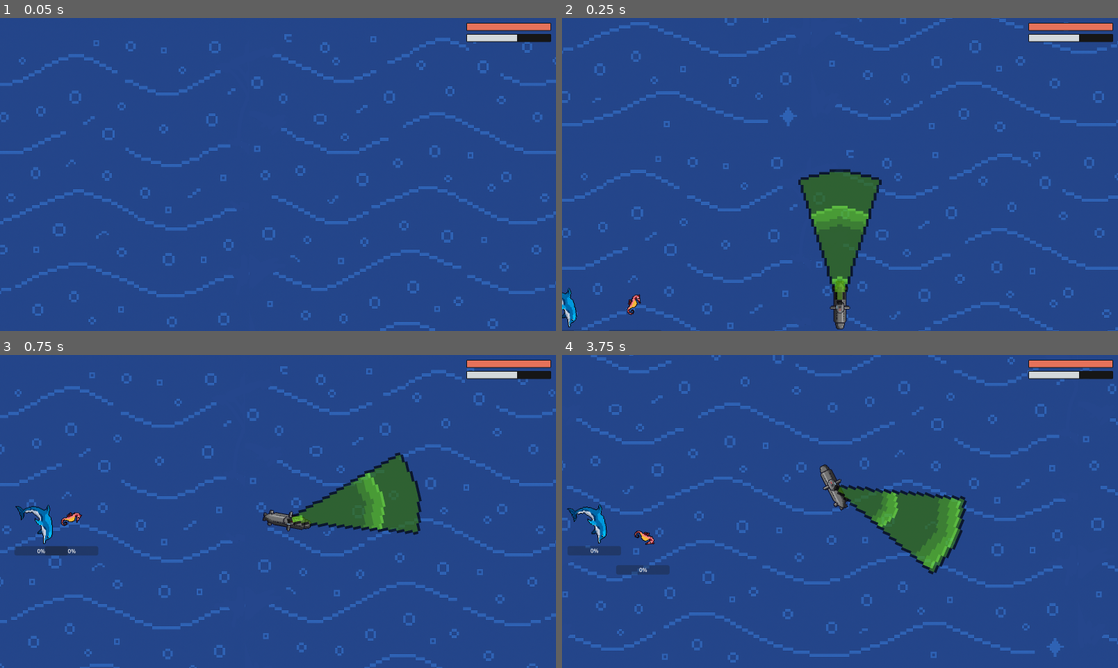
Above: before the commit, frames 1-4 (two rows, left to right).
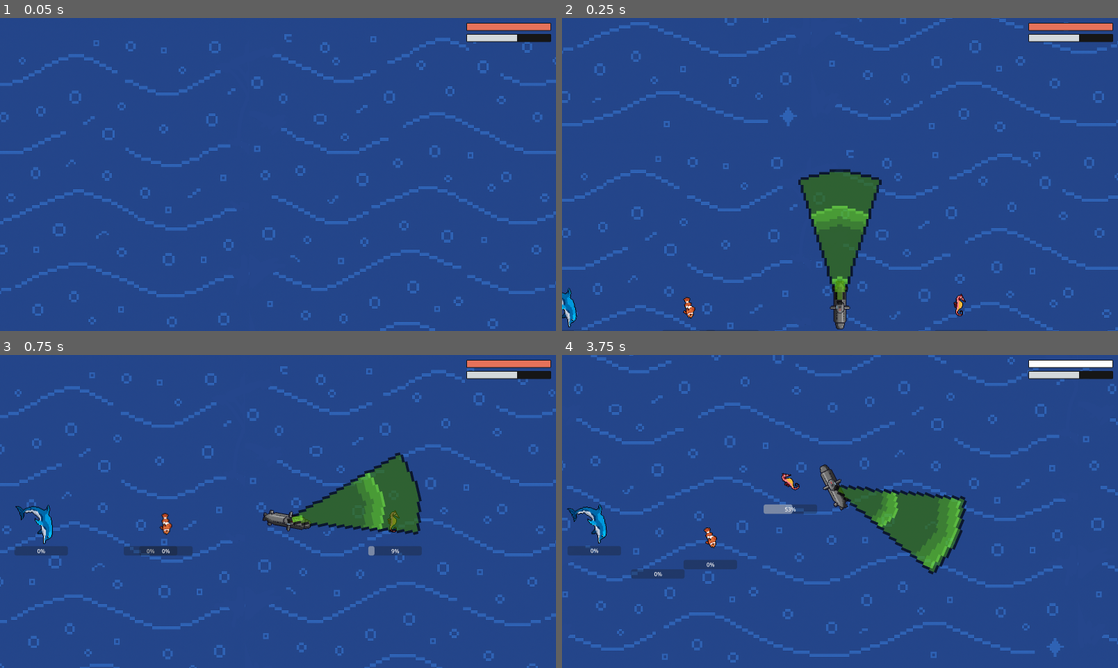
Above: after the commit, the same moments.

Repository: AbuHarambe/Deepsea_Invaders
Game: Godot game, scene res://Scenes/main.tscn
Same seed, same stepped clock (60 frames per second), same inputs: the game is played once before the commit and once after it. This scene is started directly instead of the project's main scene. The engine's default icon, where the game draws it, is replaced by a stand-in: a white triangle on a blue panel in a dark square.
Inputs (mouse positions are in pixels of both pictures, inside the frame that each line leads up to):
- Up to frame 1 (0.05 s): no input
- Up to frame 2 (0.25 s): no input
- Up to frame 3 (0.75 s): move the mouse to (400, 495) at 0.52 s; hold D (Right) from 0.53 s (still down); click (400, 495) at 0.67 s
- Up to frame 4 (3.75 s): move the mouse to (728, 527) at 1.27 s; release D (Right) at 1.28 s; hold S (Down) 1.28-2.03 s; move the mouse to (895, 442) at 2.02 s; hold D (Right) 2.03-2.78 s; move the mouse to (812, 574) at 2.77 s; hold W (Up) 2.78-3.53 s; click (812, 574) at 2.92 s; move the mouse to (1006, 558) at 3.52 s; hold A (Left) from 3.53 s (still down)

Frame 1 is identical in both runs. In frame 2, 0.4% of the frame differs, in the area x 8-77%, y 88-100%; in frame 3, 1.1%; in frame 4, 1.5%, in the area x 9-99%, y 1-72%.
Error after the commit: Invalid assignment of property or key 'visible' with value of type 'bool' on a base object of type 'null instance'. (res://Entities/Templates/EnemySniper.gd:24)

Commit message:
erweiterte Klassen
Zwischen Commit base klassen wurden um assaasin meele range sniper und co erweitert

Diff:
--- /dev/null
+++ b/Entities/Templates/Bullet_Seahorse.gd
@@ -0,0 +1,15 @@
+extends Area2D
+
+var velocity = Vector2.ZERO
+var damage = 10
+
+func _physics_process(delta):
+	position += velocity * delta
+
+# Wenn die Kugel etwas trifft
+func _on_body_entered(body):
+	if body.is_in_group("player_group"):
+		body.take_damage(damage)
+		queue_free() # Kugel zerstören
+	elif not body.is_in_group("enemy_group"):
+		queue_free() # An Wänden zerstören
--- /dev/null
+++ b/Entities/Templates/Bullet_Seahorse.tscn
@@ -0,0 +1,21 @@
+[gd_scene load_steps=4 format=3 uid="uid://nw35c5qyf0bf"]
+
+[ext_resource type="Texture2D" uid="uid://bjhdtsjvr6wry" path="res://icon.svg" id="1_gvs6a"]
+[ext_resource type="Script" uid="uid://cue80rkl68kd1" path="res://Entities/Templates/Bullet_Seahorse.gd" id="1_kimgb"]
+
+[sub_resource type="RectangleShape2D" id="RectangleShape2D_csamx"]
+
+[node name="BulletSeahorse" type="Node2D"]
+script = ExtResource("1_kimgb")
+
+[node name="Area2D" type="Area2D" parent="."]
+
+[node name="CollisionShape2D" type="CollisionShape2D" parent="Area2D"]
+shape = SubResource("RectangleShape2D_csamx")
+
+[node name="VisibleOnScreenEnabler2D" type="VisibleOnScreenEnabler2D" parent="Area2D/CollisionShape2D"]
+
+[node name="Sprite2D" type="Sprite2D" parent="Area2D"]
+texture = ExtResource("1_gvs6a")
+
+[connection signal="body_entered" from="Area2D" to="." method="_on_body_entered"]
--- /dev/null
+++ b/Entities/Templates/EnemyAssassin.gd
@@ -0,0 +1,51 @@
+extends BaseMeleeBlubblub
+
+@export_group("Assassin Settings")
+@export var dash_speed: float = 800.0
+@export var dash_duration: float = 0.3
+@export var prepare_time: float = 0.5
+@export var attack_range: float = 150.0
+@export var attack_cooldown: float = 2.0
+
+var is_attacking: bool = false
+var attack_timer: float = 0.0
+
+func _physics_process(delta: float) -> void:
+	# Cooldown verwalten
+	if attack_timer > 0:
+		attack_timer -= delta
+
+	# Wenn wir nicht angreifen, ganz normale Base-Logik ausführen
+	if not is_attacking:
+		super._physics_process(delta) # Ruft _physics_process vom BaseMelee auf
+
+		# Prüfen ob wir angreifen können
+		if is_instance_valid(player) and attack_timer <= 0:
+			if global_position.distance_to(player.global_position) < attack_range:
+				start_dash_attack()
+	else:
+		# Während des Angriffs kümmern wir uns selbst um Bewegung/Rotation
+		move_and_slide()
+		_update_scan_state(delta) # Scannen soll trotzdem weiterlaufen
+
+func start_dash_attack():
+	is_attacking = true
+	velocity = Vector2.ZERO # Kurz stehenbleiben
+
+	# 1. Vorbereitung (Telegraphing) - z.B. rot blinken
+	var original_modulate = sprite_node.modulate
+	sprite_node.modulate = Color.RED
+	await get_tree().create_timer(prepare_time).timeout
+
+	# 2. Der Dash
+	if is_instance_valid(player):
+		var dash_dir = (player.global_position - global_position).normalized()
+		velocity = dash_dir * dash_speed
+		sprite_node.modulate = original_modulate
+
+		await get_tree().create_timer(dash_duration).timeout
+
+	# 3. Reset
+	velocity = Vector2.ZERO
+	is_attacking = false
+	attack_timer = attack_cooldown
--- /dev/null
+++ b/Entities/Templates/EnemyRapidFire.gd
@@ -0,0 +1,45 @@
+extends BaseRangedBlubblub
+
+@export_group("Rapid Fire Settings")
+@export var ammo_scene: PackedScene
+@export var burst_count: int = 3
+@export var time_between_shots: float = 0.15
+@export var burst_cooldown: float = 2.0
+@export var spread_angle: float = 15.0 # Grad
+@export var projectile_speed: float = 400.0
+
+var cooldown_timer: float = 0.0
+
+func _physics_process(delta: float) -> void:
+	super._physics_process(delta)
+
+	cooldown_timer -= delta
+
+	if cooldown_timer <= 0 and is_instance_valid(player):
+		# Prüfen ob Player in Reichweite (optional, da BaseRanged das Kiting macht)
+		if global_position.distance_to(player.global_position) <= max_distance_player:
+			fire_burst()
+
+func fire_burst():
+	cooldown_timer = 999.0 # Blockieren während des Bursts
+
+	for i in range(burst_count):
+		if not is_instance_valid(player): break
+
+		shoot_one_bullet()
+		await get_tree().create_timer(time_between_shots).timeout
+
+	cooldown_timer = burst_cooldown
+
+func shoot_one_bullet():
+	var projectile = ammo_scene.instantiate()
+	get_parent().add_child(projectile)
+	projectile.global_position = global_position
+
+	# Richtung zum Player + Zufall
+	var dir = (player.global_position - global_position).normalized()
+	var angle_rand = deg_to_rad(randf_range(-spread_angle, spread_angle))
+	var final_dir = dir.rotated(angle_rand)
+
+	projectile.velocity = final_dir * projectile_speed
+	projectile.rotation = final_dir.angle()
--- /dev/null
+++ b/Entities/Templates/EnemySniper.gd
@@ -0,0 +1,52 @@
+extends BaseRangedBlubblub
+
+@export_group("Sniper Settings")
+@export var ammo_scene: PackedScene # Hier Projectile.tscn reinziehen
+@export var shot_cooldown: float = 3.0
+@export var aim_time: float = 1.0
+@export var projectile_speed: float = 800.0
+
+var attack_timer: float = 0.0
+var is_aiming: bool = false
+@onready var line_2d = $Line2D # Füge einen Line2D Node zur Szene hinzu für den Laser!
+
+func _ready():
+	if line_2d: line_2d.visible = false
+
+func _physics_process(delta: float) -> void:
+	super._physics_process(delta) # Normale Bewegung (Kiting)
+
+	attack_timer -= delta
+
+	if is_instance_valid(player):
+		# Zielen Visualisierung
+		if is_aiming:
+			line_2d.visible = true
+			line_2d.points = [Vector2.ZERO, to_local(player.global_position)]
+		else:
+			if line_2d: line_2d.visible = false
+
+		# Angriff starten
+		if attack_timer <= 0 and not is_aiming:
+			start_aiming()
+
+func start_aiming():
+	is_aiming = true
+	# Optional: Sound abspielen
+
+	await get_tree().create_timer(aim_time).timeout
+
+	if not in_scanner and is_instance_valid(player): # Nicht schießen wenn man gerade eingesaugt wird
+		shoot()
+
+	is_aiming = false
+	attack_timer = shot_cooldown
+
+func shoot():
+	var projectile = ammo_scene.instantiate()
+	get_parent().add_child(projectile) # In die Welt einfügen
+	projectile.global_position = global_position
+
+	var dir = (player.global_position - global_position).normalized()
+	projectile.velocity = dir * projectile_speed
+	projectile.rotation = dir.angle()
--- /dev/null
+++ b/Entities/Templates/EnemyTank.gd
@@ -0,0 +1,23 @@
+extends BaseMeleeBlubblub
+
+@export_group("Tank Settings")
+@export var knockback_force: float = 500.0
+
+# Wir überschreiben die Kollisions-Funktion aus deinem Base-Skript
+func _handle_specific_collision():
+	for i in range(get_slide_collision_count()):
+		var collision = get_slide_collision(i)
+		var hit_body = collision.get_collider()
+
+		if hit_body.is_in_group("player_group"):
+			# Schaden machen (nutzt 'damage' aus Base)
+			if hit_body.has_method("take_damage"):
+				hit_body.take_damage(damage)
+
+			# RÜCKSTOSS: Wenn der Spieler eine Velocity hat oder eine Funktion dafür
+			if hit_body is CharacterBody2D:
+				var knockback_dir = (hit_body.global_position - global_position).normalized()
+				# Angenommen der Player hat eine Variable 'velocity' oder function 'apply_knockback'
+				# Hier ein einfacher direkter Push, falls dein Player das zulässt:
+				hit_body.velocity += knockback_dir * knockback_force
+			return
--- /dev/null
+++ b/Entities/Templates/Enemy_Seahorse.tscn
@@ -0,0 +1,29 @@
+[gd_scene load_steps=6 format=3 uid="uid://bvy6ecx334lj6"]
+
+[ext_resource type="Script" uid="uid://iq1hfkjvaawf" path="res://Entities/Templates/EnemySniper.gd" id="1_yupuy"]
+[ext_resource type="PackedScene" uid="uid://nw35c5qyf0bf" path="res://Entities/Templates/Bullet_Seahorse.tscn" id="2_7c8ae"]
+[ext_resource type="Texture2D" uid="uid://dx2j4grwyrdt5" path="res://Assets/Visual/Blubblubs/Seepferdchen.png" id="3_bl6ep"]
+[ext_resource type="PackedScene" uid="uid://bql5gie2os6e0" path="res://Entities/Bars/scan_progress_bar.tscn" id="4_5o572"]
+
+[sub_resource type="CircleShape2D" id="CircleShape2D_yupuy"]
+
+[node name="EnemySeahorse" type="Node2D"]
+script = ExtResource("1_yupuy")
+ammo_scene = ExtResource("2_7c8ae")
+
+[node name="Sprite2D" type="Sprite2D" parent="."]
+texture = ExtResource("3_bl6ep")
+script = ExtResource("1_yupuy")
+
+[node name="CollisionShape2D" type="CollisionShape2D" parent="."]
+shape = SubResource("CircleShape2D_yupuy")
+
+[node name="Line2D" type="Line2D" parent="."]
+
+[node name="ScanProgressBar" parent="." instance=ExtResource("4_5o572")]
+offset_left = -79.0
+offset_top = 26.0
+offset_right = 75.0
+offset_bottom = 53.0
+size_flags_horizontal = 4
+size_flags_vertical = 4
--- /dev/null
+++ b/Entities/Templates/Projectile.tscn
@@ -0,0 +1,14 @@
+[gd_scene load_steps=3 format=3 uid="uid://bflshfviyycqv"]
+
+[ext_resource type="Script" uid="uid://yp1w72182xmn" path="res://Entities/Templates/projectile.gd" id="1_k2vgr"]
+[ext_resource type="Texture2D" uid="uid://bjhdtsjvr6wry" path="res://icon.svg" id="2_k2vgr"]
+
+[node name="Projectile" type="Node2D"]
+script = ExtResource("1_k2vgr")
+
+[node name="Area2D" type="Area2D" parent="."]
+
+[node name="CollisionShape2D" type="CollisionShape2D" parent="Area2D"]
+
+[node name="Sprite2D" type="Sprite2D" parent="Area2D/CollisionShape2D"]
+texture = ExtResource("2_k2vgr")
--- a/Entities/Templates/base_ranged_blubblub.tscn
+++ b/Entities/Templates/base_ranged_blubblub.tscn
@@ -1,7 +1,6 @@
-[gd_scene load_steps=5 format=3 uid="uid://clybyleaj20le"]
+[gd_scene load_steps=4 format=3 uid="uid://clybyleaj20le"]
 
 [ext_resource type="Script" uid="uid://ycvedrysojtr" path="res://Entities/Templates/base_ranged_blubblub.gd" id="1_7mwjo"]
-[ext_resource type="Texture2D" uid="uid://bjhdtsjvr6wry" path="res://icon.svg" id="2_due5x"]
 [ext_resource type="PackedScene" uid="uid://bql5gie2os6e0" path="res://Entities/Bars/scan_progress_bar.tscn" id="3_wjs7i"]
 
 [sub_resource type="RectangleShape2D" id="RectangleShape2D_1f0kj"]
@@ -13,7 +12,6 @@
 
 [node name="Sprite2D" type="Sprite2D" parent="."]
 scale = Vector2(2, 2)
-texture = ExtResource("2_due5x")
 
 [node name="CollisionShape2D" type="CollisionShape2D" parent="."]
 shape = SubResource("RectangleShape2D_1f0kj")
--- /dev/null
+++ b/Entities/Templates/parrot_melee_blubblub.tscn
@@ -0,0 +1,29 @@
+[gd_scene load_steps=5 format=3 uid="uid://cl4pgawjyxh5q"]
+
+[ext_resource type="Script" uid="uid://fqxy3y7e7y8e" path="res://Entities/Templates/EnemyAssassin.gd" id="1_3cspc"]
+[ext_resource type="Texture2D" uid="uid://v18wu4gokvrk" path="res://Assets/Visual/Blubblubs/Clownfisch.png" id="2_3cspc"]
+[ext_resource type="PackedScene" uid="uid://bql5gie2os6e0" path="res://Entities/Bars/scan_progress_bar.tscn" id="3_dbjjk"]
+
+[sub_resource type="RectangleShape2D" id="RectangleShape2D_1f0kj"]
+size = Vector2(127, 127)
+
+[node name="MeleeEnemy" type="CharacterBody2D"]
+collision_layer = 2
+script = ExtResource("1_3cspc")
+
+[node name="Sprite2D" type="Sprite2D" parent="."]
+position = Vector2(-0.99998474, 9.000015)
+scale = Vector2(2, 2)
+texture = ExtResource("2_3cspc")
+
+[node name="CollisionShape2D" type="CollisionShape2D" parent="."]
+position = Vector2(-0.5, -0.5)
+shape = SubResource("RectangleShape2D_1f0kj")
+
+[node name="ScanProgressBar" parent="." instance=ExtResource("3_dbjjk")]
+offset_left = -80.0
+offset_top = 72.0
+offset_right = 74.0
+offset_bottom = 99.0
+size_flags_horizontal = 4
+size_flags_vertical = 4
--- /dev/null
+++ b/Entities/Templates/projectile.gd
@@ -0,0 +1,15 @@
+extends Area2D
+
+var velocity = Vector2.ZERO
+var damage = 10
+
+func _physics_process(delta):
+	position += velocity * delta
+
+func _on_body_entered(body):
+	if body.is_in_group("player_group"): # Stelle sicher, dass dein Player in dieser Gruppe ist
+		if body.has_method("take_damage"):
+			body.take_damage(damage)
+		queue_free() # Kugel löschen
+	elif not body.is_in_group("enemy_group"): # Damit sie nicht an anderen Gegnern zerschellt
+		queue_free() # An Wänden löschen
--- a/Scenes/main.tscn
+++ b/Scenes/main.tscn
@@ -9,6 +9,8 @@
 [ext_resource type="PackedScene" uid="uid://clybyleaj20le" path="res://Entities/Templates/base_ranged_blubblub.tscn" id="3_kry3j"]
 [ext_resource type="Texture2D" uid="uid://dx2j4grwyrdt5" path="res://Assets/Visual/Blubblubs/Seepferdchen.png" id="5_344ge"]
 [ext_resource type="PackedScene" uid="uid://bcato4c1m12r2" path="res://Entities/Bars/generic_progress_bar.tscn" id="6_21xkr"]
+[ext_resource type="Script" uid="uid://iq1hfkjvaawf" path="res://Entities/Templates/EnemySniper.gd" id="7_d1ilt"]
+[ext_resource type="PackedScene" uid="uid://cl4pgawjyxh5q" path="res://Entities/Templates/parrot_melee_blubblub.tscn" id="7_hptm8"]
 
 [node name="Main" type="Node2D"]
 position = Vector2(264, 792)
@@ -23,7 +25,19 @@
 image = ExtResource("3_6bp64")
 
 [node name="TestRanged" parent="." instance=ExtResource("3_kry3j")]
+position = Vector2(939, 125)
 image = ExtResource("5_344ge")
+
+[node name="SeahorseEnemy" parent="." instance=ExtResource("3_kry3j")]
+position = Vector2(332, 87)
+script = ExtResource("7_d1ilt")
+ammo_scene = null
+shot_cooldown = 3.0
+aim_time = 1.0
+projectile_speed = 800.0
+
+[node name="MeleeEnemy" parent="." instance=ExtResource("7_hptm8")]
+position = Vector2(109, 387)
 
 [node name="Player" parent="." groups=["player_group"] instance=ExtResource("1_jjgbg")]
 position = Vector2(587, -176)
--- /dev/null
+++ b/test saves/asdas.json
@@ -0,0 +1,41 @@
+{
+  "cosmetics": {
+    "hat": "none"
+  },
+  "enemyCaptureData": [
+    {
+      "captureCount": 0.0,
+      "enemyTypeID": "Clownfisch"
+    },
+    {
+      "captureCount": 0.0,
+      "enemyTypeID": "Kugelfisch"
+    },
+    {
+      "captureCount": 0.0,
+      "enemyTypeID": "Papageifisch"
+    },
+    {
+      "captureCount": 0.0,
+      "enemyTypeID": "Seepferdchen"
+    },
+    {
+      "captureCount": 0.0,
+      "enemyTypeID": "Delfin"
+    }
+  ],
+  "playerHP": 0.0,
+  "playerName": "",
+  "playerXP": 0.0,
+  "upgradeSkillData": {
+    "movementSpeed": {
+      "skillLevel": 1.0
+    },
+    "scanRange": {
+      "skillLevel": 1.0
+    },
+    "scanSpeed": {
+      "skillLevel": 1.0
+    }
+  }
+}
--- /dev/null
+++ b/test saves/juinnggeeee.json
@@ -0,0 +1,41 @@
+{
+  "cosmetics": {
+    "hat": "none"
+  },
+  "enemyCaptureData": [
+    {
+      "captureCount": 0.0,
+      "enemyTypeID": "Clownfisch"
+    },
+    {
+      "captureCount": 0.0,
+      "enemyTypeID": "Kugelfisch"
+    },
+    {
+      "captureCount": 0.0,
+      "enemyTypeID": "Papageifisch"
+    },
+    {
+      "captureCount": 0.0,
+      "enemyTypeID": "Seepferdchen"
+    },
+    {
+      "captureCount": 0.0,
+      "enemyTypeID": "Delfin"
+    }
+  ],
+  "playerHP": 0.0,
+  "playerName": "",
+  "playerXP": 0.0,
+  "upgradeSkillData": {
+    "movementSpeed": {
+      "skillLevel": 1.0
+    },
+    "scanRange": {
+      "skillLevel": 1.0
+    },
+    "scanSpeed": {
+      "skillLevel": 1.0
+    }
+  }
+}
Not shown, added: Entities/Templates/Bullet_Seahorse.gd.uid
Not shown, added: Entities/Templates/EnemyAssassin.gd.uid
Not shown, added: Entities/Templates/EnemyRapidFire.gd.uid
Not shown, added: Entities/Templates/EnemySniper.gd.uid
Not shown, added: Entities/Templates/EnemyTank.gd.uid
Not shown, added: Entities/Templates/projectile.gd.uid
Not shown: 1 places in Scenes/main.tscn that only renumber resources
